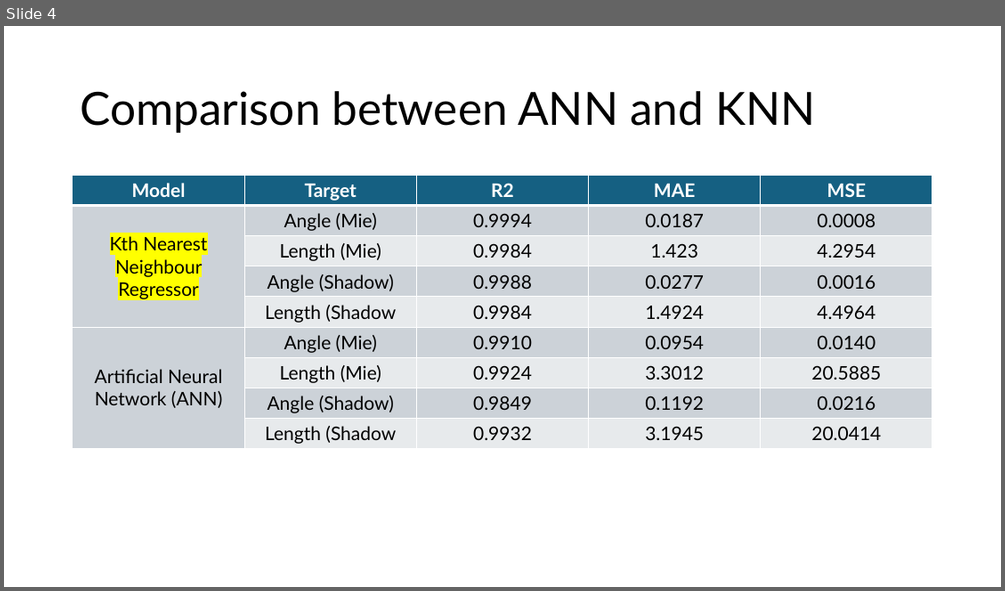
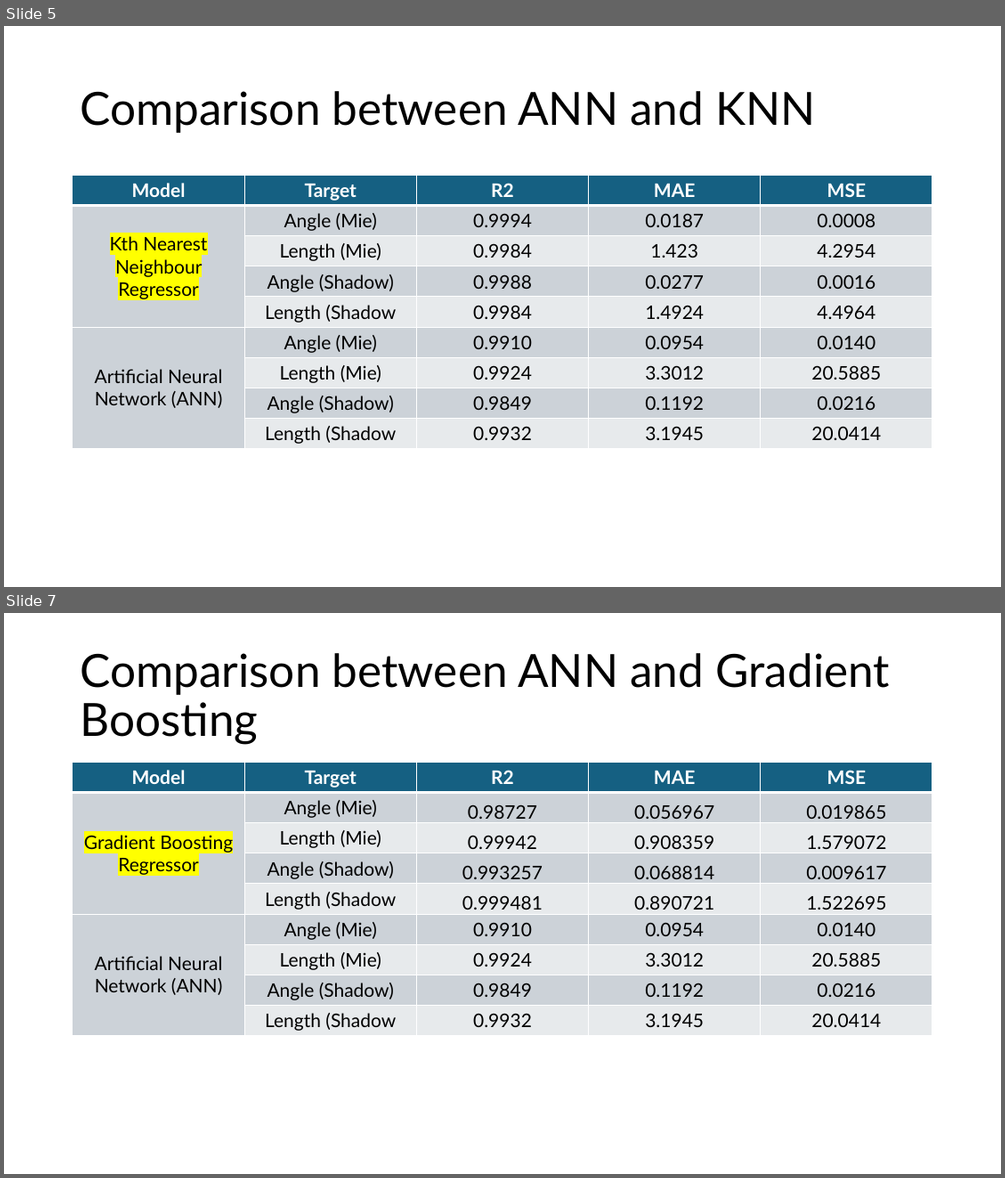
Before and after one commit to yuvinraja/spray-vision, a slide deck: docs/ml and ann results.pptx. Shown one above the other, each under a label of ours: slide 4 before the commit, slides 5 and 7 after it; the slides between them are not shown. The pictures are 1005x591 and 1005x1178 pixels, drawn with LibreOffice and Linux fonts; fonts in the diff are those of the drawing. Boxes give left, top, right and bottom in pixels: in the first picture for what was removed or moved away, otherwise in the second. Text is boxed around its words. In the diff, an @@ line names an element or a change of style, - is before the commit and + after.

```diff
--- a/docs/ml and ann results.pptx
+++ b/docs/ml and ann results.pptx
@@ slide 7 added at [4,613,1001,1174], background #FFFFFF @@
@@ title added at [80,653,890,745], 44 pt, text #000000 @@
+Comparison between ANN and Gradient Boosting
@@ table added at [73,763,933,1036], 9 rows, 5 columns @@
+Model | Target | R2 | MAE | MSE
+Gradient Boosting Regressor | Angle (Mie) | 0.98727 | 0.056967 | 0.019865
+ | Length (Mie) | 0.99942 | 0.908359 | 1.579072
+ | Angle (Shadow) | 0.993257 | 0.068814 | 0.009617
+ | Length (Shadow | 0.999481 | 0.890721 | 1.522695
+Artificial Neural Network (ANN) | Angle (Mie) | 0.9910 | 0.0954 | 0.0140
+ | Length (Mie) | 0.9924 | 3.3012 | 20.5885
+ | Angle (Shadow) | 0.9849 | 0.1192 | 0.0216
+ | Length (Shadow | 0.9932 | 3.1945 | 20.0414
@@ what was slide 4 is now slide 5 @@
```
Also in this commit, not shown: 4 other slides added, 43 other files.
